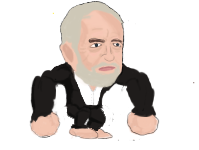
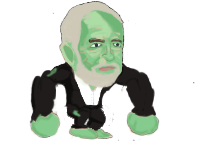
Layers edited between the first and the second 199px x 150px image:
added layer "Layer 10" above "head" over box(30, 29, 160, 140)
added group "head" (1st of 2) with 16 layers above "head" over box(52, 9, 125, 89)
added layer "outline top" (1st of 2, in "head") in group "head" over box(88, 38, 123, 62)
added layer "eye brows" (1st of 2, in "head") in group "head" over box(88, 39, 125, 81)
added layer "Layer 6" (1st of 2, in "head") in group "head" over box(93, 23, 124, 47)
added layer "eye hite" (1st of 2, in "head") in group "head" over box(91, 43, 121, 48)
added layer "hair" (1st of 2, in "head") in group "head" over box(60, 9, 125, 88)
added layer "lips" (1st of 2, in "head") in group "head" over box(94, 34, 117, 72)
added layer "face crease" (1st of 2, in "head") in group "head" over box(78, 27, 123, 67)
added layer "face shadow" (1st of 2, in "head") (37%) in group "head" over box(75, 9, 124, 72)
added layer "face highlights" (1st of 2, in "head") (91%) in group "head" over box(83, 10, 123, 60)
added layer "face" (1st of 2, in "head") in group "head" over box(52, 9, 125, 89)
added layer "ear shadow" (1st of 2, in "head") (51%) in group "head" over box(62, 43, 75, 64)
added layer "ear" (1st of 2, in "head") in group "head" over box(60, 42, 78, 80)
added layer "ouline" (1st of 2, in "head") in group "head" over box(60, 9, 125, 88)
hid group "head" (2nd of 2) (18 layers) over box(52, 9, 125, 89)
